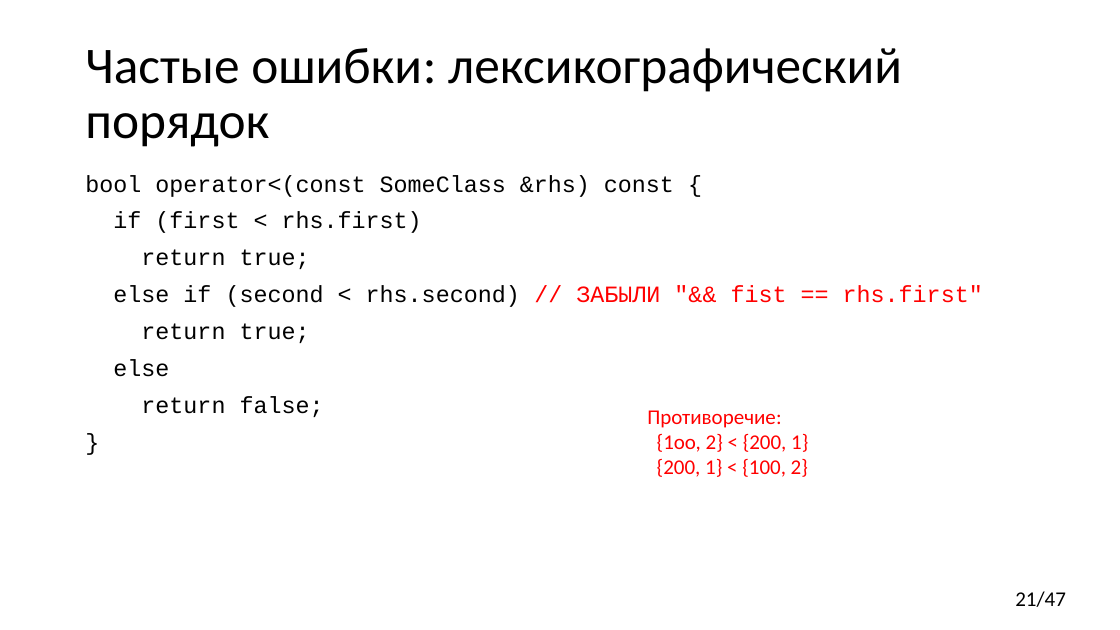
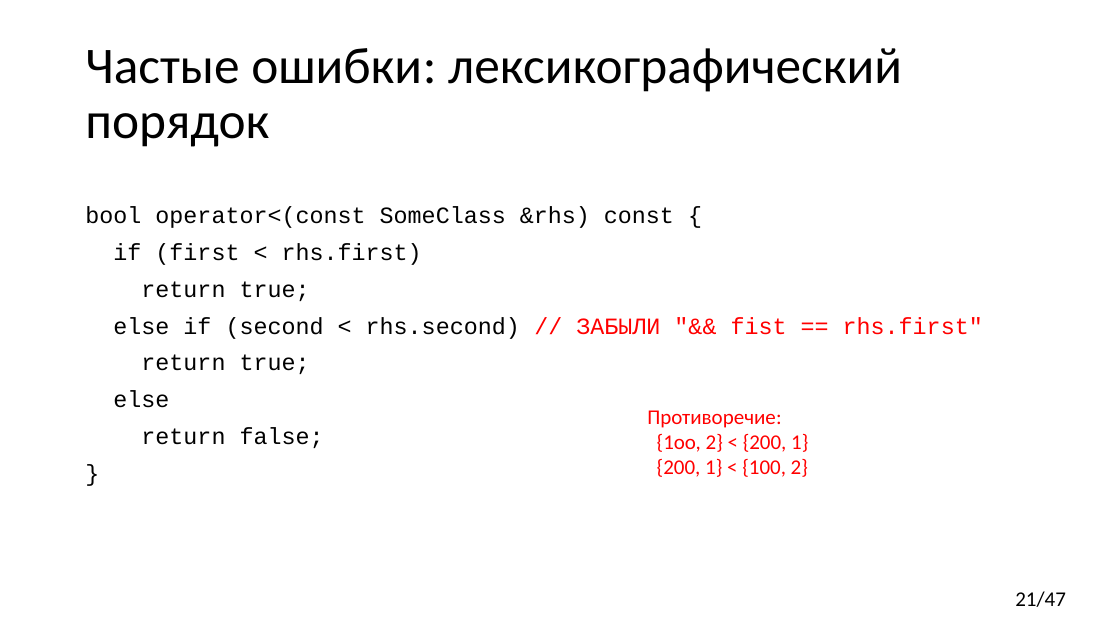
Before and after one commit to yugr/CppRussia, a slide deck: slide 21 of 2023/RU.pptx. Drawn at 1120x630 pixels with LibreOffice and Linux fonts; fonts in the diff are those of the drawing. Boxes give left, top, right and bottom in pixels: in the first picture for what was removed or moved away, otherwise in the second. Text is boxed around its words. In the diff, an @@ line names an element or a change of style, - is before the commit and + after.

```diff
--- a/2023/RU.pptx
+++ b/2023/RU.pptx
@@ text "bool operator<(const SomeClass &rhs) const ...": place and size @@
-text "bool operator<(const SomeClass &rhs) const ..." at [85, 175, 983, 417]
+text "bool operator<(const SomeClass &rhs) const ..." at [85, 206, 983, 448]
```
Also in this commit, not shown: 1 other slide changed.
